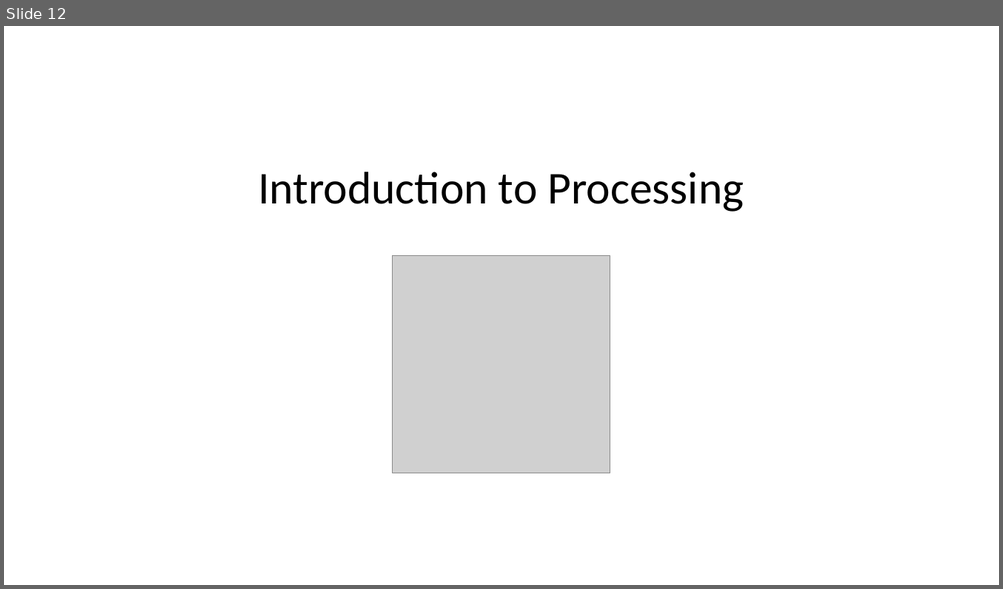
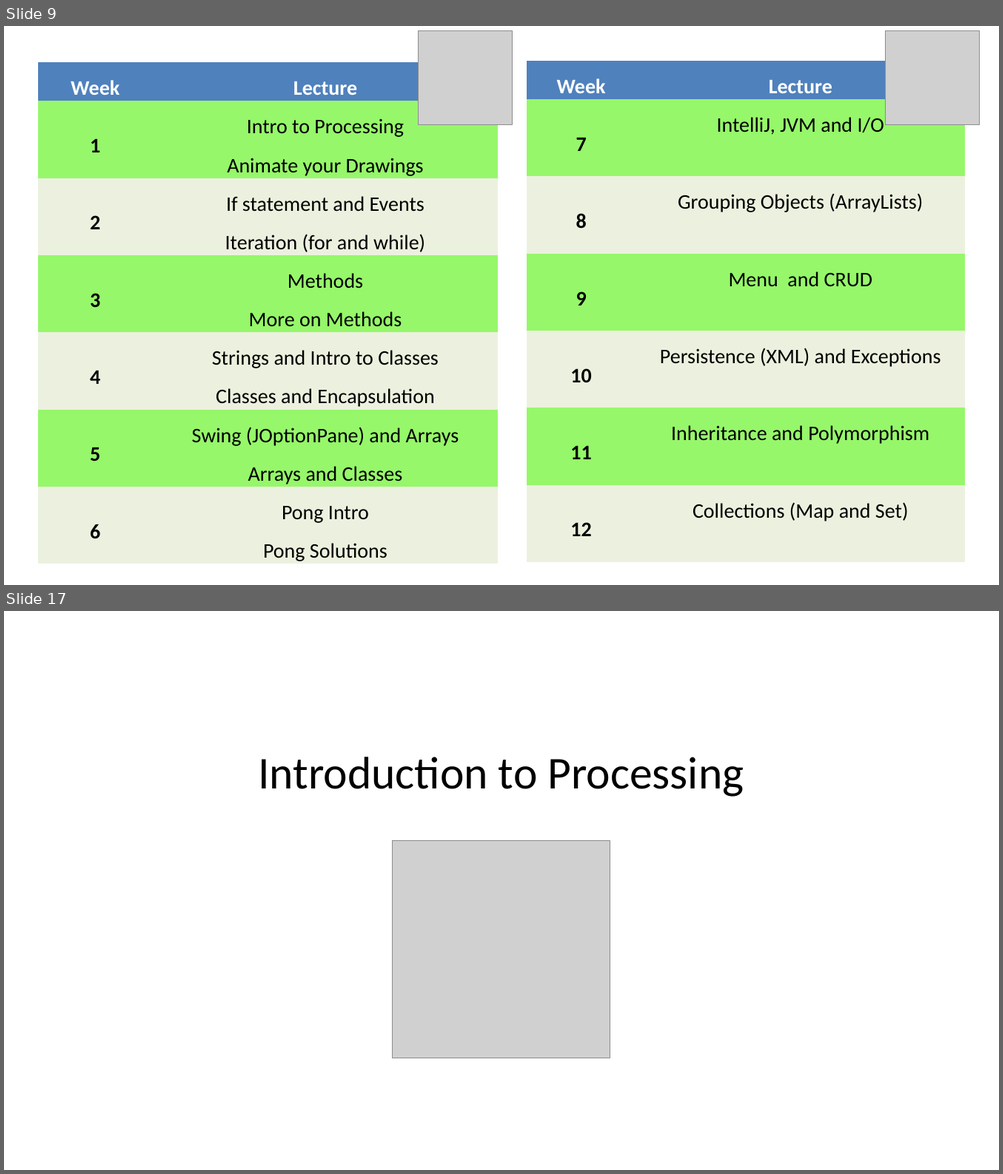
Before and after one commit to wit-hdip-comp-sci-2019/wit-hdip-comp-sci-2019.github.io, a slide deck: g1-induction/unit-1-semester-1/talk-3-programming/a-intro-to-programming.pptx. Shown one above the other, each under a label of ours: slide 12 before the commit, slides 9 and 17 after it; the slides between them are not shown. The pictures are 1003x589 and 1003x1174 pixels, drawn with LibreOffice and Linux fonts; fonts in the diff are those of the drawing; grey boxes stand for pictures. Boxes give left, top, right and bottom in pixels: in the first picture for what was removed or moved away, otherwise in the second. Text is boxed around its words. In the diff, an @@ line names an element or a change of style, - is before the commit and + after.

```diff
--- a/g1-induction/unit-1-semester-1/talk-3-programming/a-intro-to-programming.pptx
+++ b/g1-induction/unit-1-semester-1/talk-3-programming/a-intro-to-programming.pptx
@@ slide 9 added at [4, 26, 999, 585], background #FFFFFF @@
@@ picture added at [418, 30, 512, 124] @@
@@ picture added at [885, 30, 979, 124] @@
@@ table added at [37, 62, 498, 565], 13 rows, 2 columns @@
+Week | Lecture
+1 | Intro to Processing
+ | Animate your Drawings
+2 | If statement and Events
+ | Iteration (for and while)
+3 | Methods
+ | More on Methods
+4 | Strings and Intro to Classes
+ | Classes and Encapsulation
+5 | Swing (JOptionPane) and Arrays
+ | Arrays and Classes
+6 | Pong Intro
+ | Pong Solutions
@@ table added at [526, 61, 965, 553], 13 rows, 2 columns @@
+Week | Lecture
+7 | IntelliJ, JVM and I/O
+ | 
+8 | Grouping Objects (ArrayLists)
+ | 
+9 | Menu and CRUD
+ | 
+10 | Persistence (XML) and Exceptions
+ | 
+11 | Inheritance and Polymorphism
+ | 
+12 | Collections (Map and Set)
+ | 
@@ what was slide 12 is now slide 17 @@
```
Also in this commit, not shown: 11 slides changed, 7 other slides added, 3 slides removed, 11 other files.
